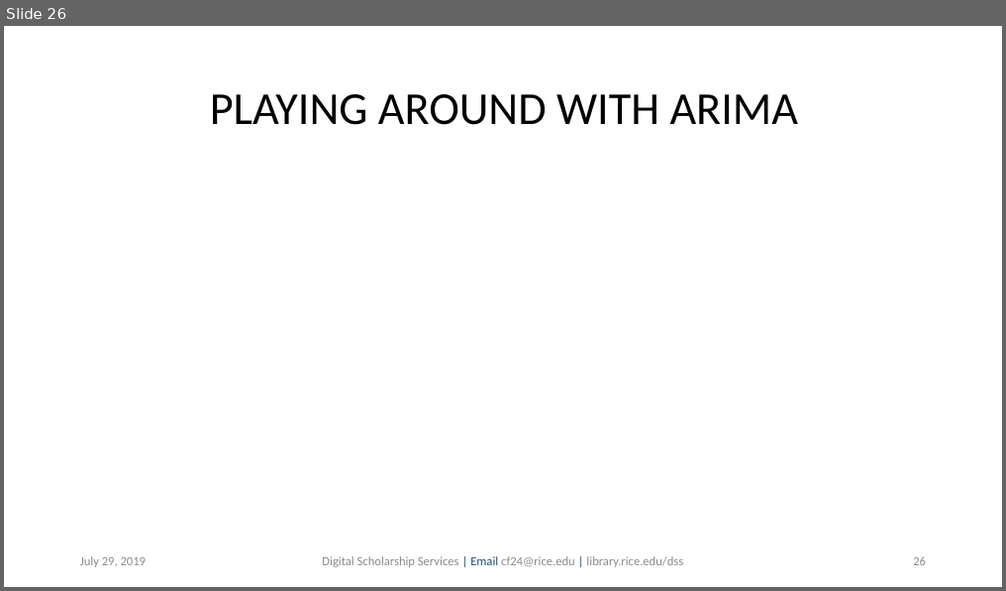
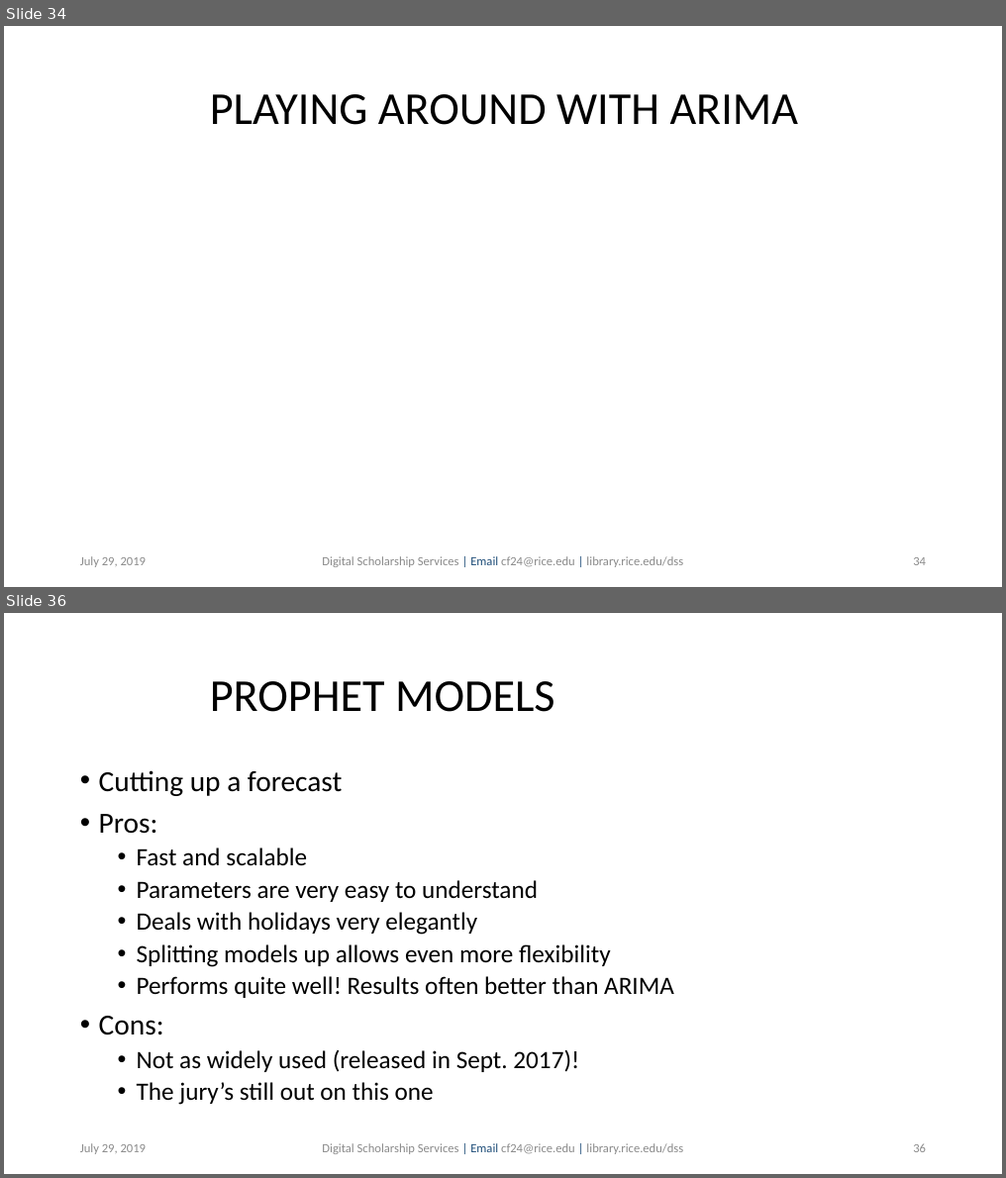
Before and after one commit to bakitybacon/rice-data-and-donuts, a slide deck: tsa/Introduction to Time Series Analysis.pptx. Shown one above the other, each under a label of ours: slide 26 before the commit, slides 34 and 36 after it; the slides between them are not shown. The pictures are 1006x591 and 1006x1178 pixels, drawn with LibreOffice and Linux fonts; fonts in the diff are those of the drawing; background and template pictures are left out. Boxes give left, top, right and bottom in pixels: in the first picture for what was removed or moved away, otherwise in the second. Text is boxed around its words. In the diff, an @@ line names an element or a change of style, - is before the commit and + after.

Commit message:
added explanations of arima and pros/cons of models

```diff
--- a/tsa/Introduction to Time Series Analysis.pptx
+++ b/tsa/Introduction to Time Series Analysis.pptx
@@ slide 36 added at bbox=[4, 613, 1002, 1174], background #FFFFFF @@
@@ title added at bbox=[210, 681, 555, 712], 44 pt, text #000000 @@
+PROPHET MODELS
@@ text added at bbox=[99, 770, 674, 1105], 24 pt, text #000000 @@
+• Cutting up a forecast
+• Pros:
+  • Fast and scalable
+  • Parameters are very easy to understand
+  • Deals with holidays very elegantly
+  • Splitting models up allows even more flexibility
+  • Performs quite well! Results often better than ARIMA
+• Cons:
+  • Not as widely used (released in Sept. 2017)!
+  • The jury’s still out on this one
@@ text added at bbox=[80, 1144, 147, 1155], 12 pt, text #8C8C8C @@
+July 29, 2019
@@ text added at bbox=[322, 1144, 683, 1155], 12 pt, text #8C8C8C @@
+Digital Scholarship Services | Email cf24@rice.edu | library.rice.edu/dss
@@ page number added at bbox=[913, 1144, 926, 1153], 12 pt, text #8C8C8C @@
+36
@@ what was slide 26 is now slide 34 @@
@@ page number at bbox=[913, 558, 926, 566]: text changed @@
-26
+34
```
Also in this commit, not shown: 6 slides changed, 11 other slides added.
